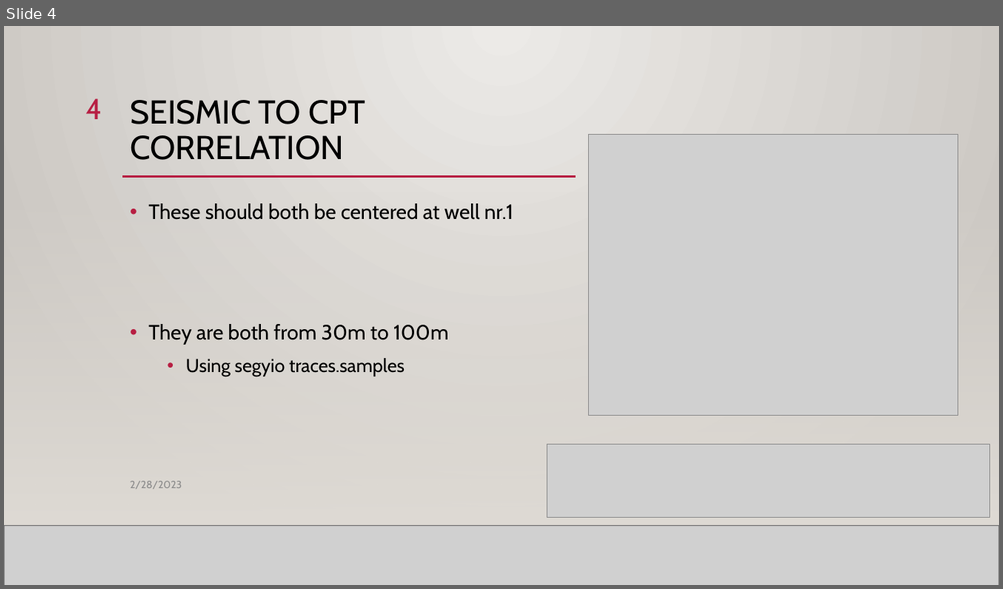
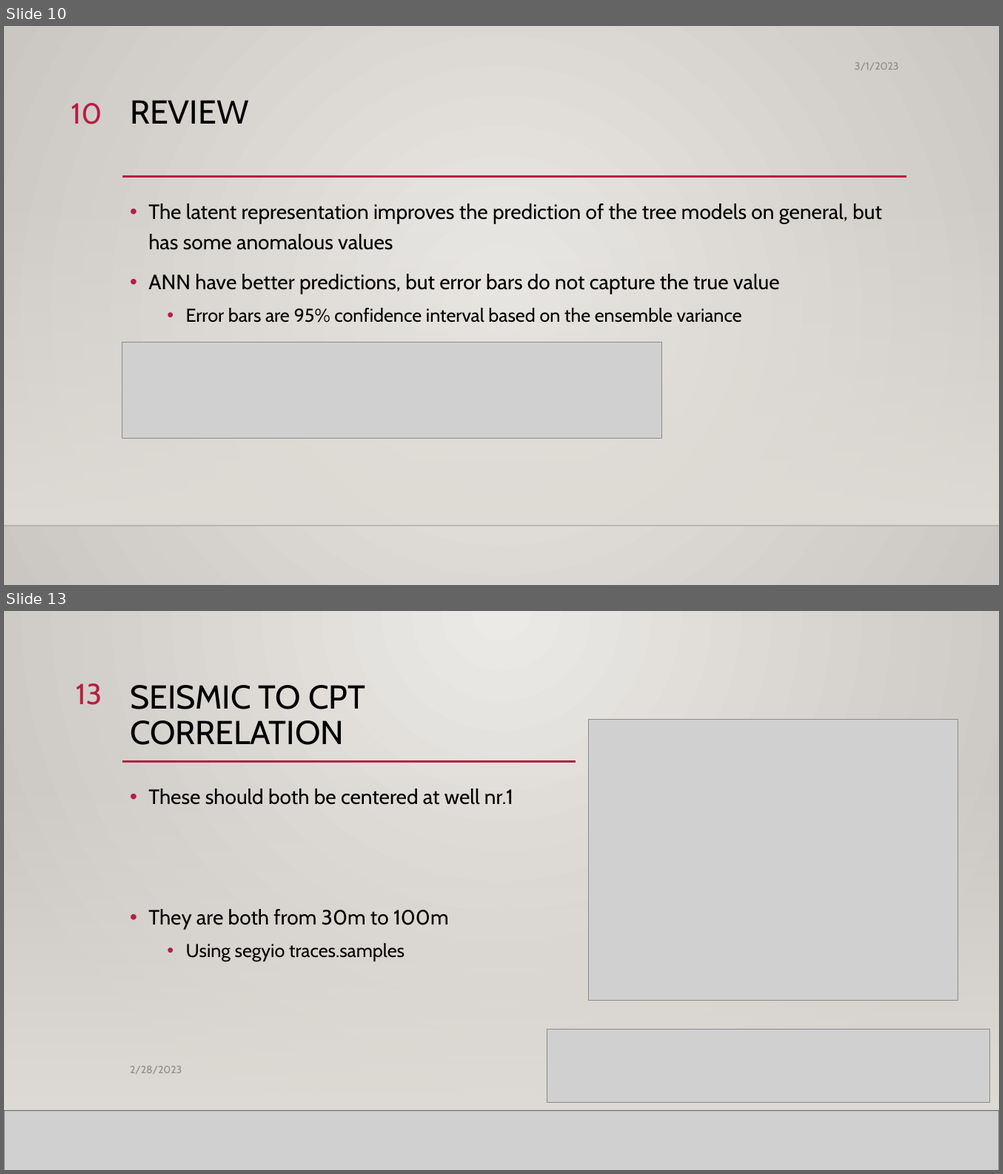
Before and after one commit to sjurmsc/MSC2023, a slide deck: Meeting Presentations/02.03.2023_General_Meeting.pptx. Shown one above the other, each under a label of ours: slide 4 before the commit, slides 10 and 13 after it; the slides between them are not shown. The pictures are 1003x589 and 1003x1174 pixels, drawn with LibreOffice and Linux fonts; fonts in the diff are those of the drawing; grey boxes stand for pictures; background and template pictures are left out. Boxes give left, top, right and bottom in pixels: in the first picture for what was removed or moved away, otherwise in the second. Text is boxed around its words. In the diff, an @@ line names an element or a change of style, - is before the commit and + after.

```diff
--- a/Meeting Presentations/02.03.2023_General_Meeting.pptx
+++ b/Meeting Presentations/02.03.2023_General_Meeting.pptx
@@ slide 10 added at (x1=4, y1=26, x2=999, y2=585), background gradient #ECEAE7 to #CAC7C1; not listed: 3 template elements that a slide beside it also shows @@
@@ text added at (x1=854, y1=62, x2=899, y2=70), 10 pt, text #8C8C8C @@
+3/1/2023
@@ page number added at (x1=71, y1=103, x2=102, y2=124), 28 pt, text #B71E42 @@
+10
@@ title added at (x1=130, y1=100, x2=248, y2=124), 32 pt, text #000000 @@
+REVIEW
@@ text added at (x1=148, y1=204, x2=882, y2=323), 20 pt, text #000000 @@
+• The latent representation improves the prediction of the tree models on general, but has some anomalous values
+• ANN have better predictions, but error bars do not capture the true value
+  • Error bars are 95% confidence interval based on the ensemble variance
@@ picture added at (x1=122, y1=342, x2=662, y2=439) @@
@@ what was slide 4 is now slide 13 @@
@@ page number at (x1=76, y1=684, x2=102, y2=705): text changed @@
-4
+13
```
Also in this commit, not shown: 2 slides changed, 9 other slides added.
